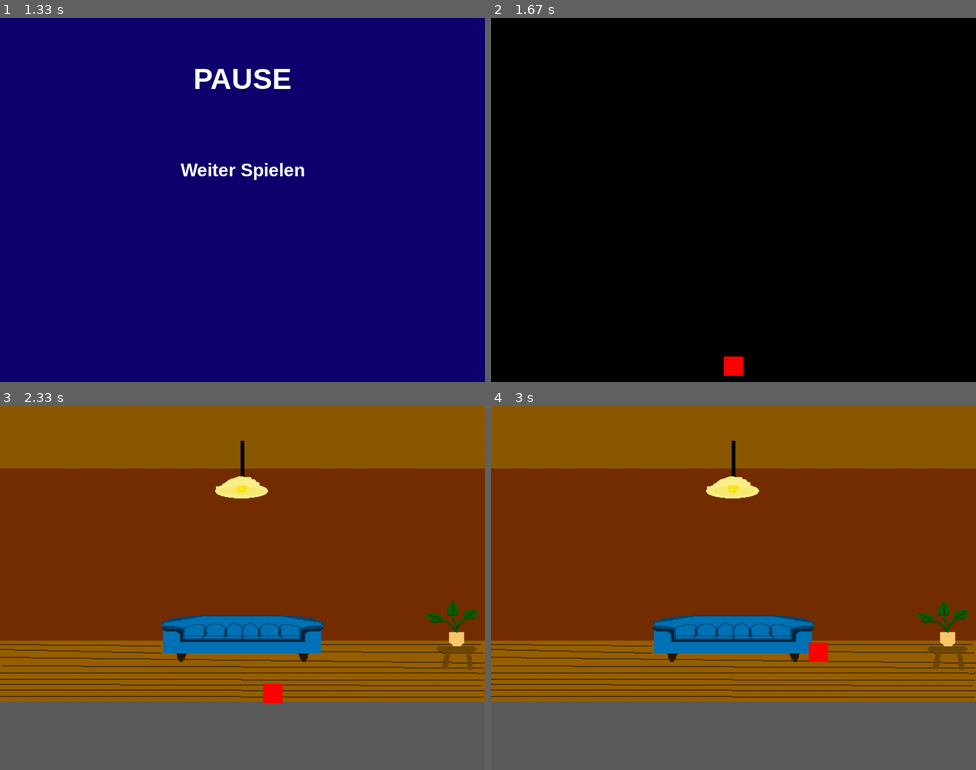
Above: before the commit, frames 1-4 (two rows, left to right).
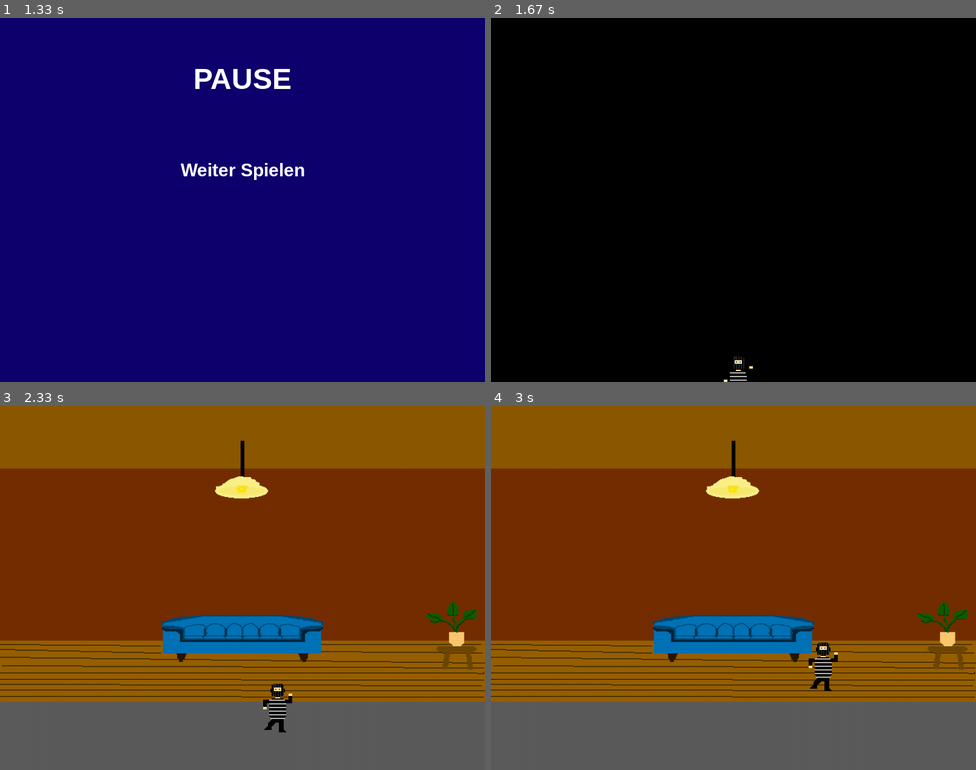
Above: after the commit, the same moments.

Repository: 25-26-1AHIF/pygameproject-rauber_david_jonas
Game: pygame game, started from game/main.py
The game is run twice, just before and just after one commit, with the same random seed, the same clock (stepped at 60 frames per second) and the same inputs.
Inputs:
- Up to frame 1 (1.33 s): click "Starten" at 0.38 s; tap Space at 1.17 s
- Up to frame 2 (1.67 s): click "Weiter Spielen" at 1.55 s
- Up to frame 3 (2.33 s): tap Q at 1.83 s; hold Right from 2.17 s (still down)
- Up to frame 4 (3 s): release Right at 2.63 s; hold Up 2.67-2.97 s

Frame 1 is identical in both runs. In frame 2, 0.3% of the frame differs, in the area x 48-54%, y 93-100%; in frame 3, 0.5%, in the area x 54-61%, y 76-90%; in frame 4, 0.5%.

Commit message:
Räume disinght

Diff:
--- a/game/objects/Screens/Animation_Screen.py
+++ b/game/objects/Screens/Animation_Screen.py
@@ -7,8 +7,8 @@
     pygame.display.set_caption("Animation")
     frame_counter = 0
 
-    Geldsack = Bilder("../assats/Bilder/Geldsack.png", 1, pygame.Rect(0, 0, 128, 128), 1)
-    Hintergrund = Bilder("../assats/Bilder/Hintergrund.png", 15, pygame.Rect(0, 0, 1024, 1024), 2)
+    Geldsack = Bilder("assats/Bilder/Geldsack.png", 1, pygame.Rect(0, 0, 128, 128), 1)
+    Hintergrund = Bilder("assats/Bilder/Hintergrund.png", 15, pygame.Rect(0, 0, 1024, 1024), 2)
     Geldsack.load_spritesheet()
     Hintergrund.load_spritesheet()
 
--- a/game/objects/Screens/Main_Screen.py
+++ b/game/objects/Screens/Main_Screen.py
@@ -16,8 +16,8 @@
     exit_text_rect = exit_text.get_rect(center=(gv.SCREEN_WIDTH / 2 / 2, 450))
     str_text_rect = str_text.get_rect(center=(gv.SCREEN_WIDTH / 2 / 2, 350))
 
-    Geldsack = Bilder("../assats/Bilder/Geldsack.png", 1, pygame.Rect(0, 0, 128, 128), 1)
-    Hintergrund = Bilder("../assats/Bilder/Hintergrund.png", 16, pygame.Rect(0, 0, 1024, 1024), 10)
+    Geldsack = Bilder("assats/Bilder/Geldsack.png", 1, pygame.Rect(0, 0, 128, 128), 1)
+    Hintergrund = Bilder("assats/Bilder/Hintergrund.png", 16, pygame.Rect(0, 0, 1024, 1024), 10)
     Geldsack.load_spritesheet()
     Hintergrund.load_spritesheet()
 
--- a/game/objects/Screens/Room1_Screen.py
+++ b/game/objects/Screens/Room1_Screen.py
@@ -18,7 +18,7 @@
     )
 
 
-    raum = Bilder("../assats/Bilder/Raum 1.png", 2,pygame.Rect(0, 0, 1024, 1024),80)
+    raum = Bilder("assats/Bilder/Raum 1.png", 2,pygame.Rect(0, 0, 1024, 1024),80)
     raum.load_spritesheet()
     orginal_raum = raum.images
     groesse_raum_1 = (gv.SCREEN_WIDTH, gv.SCREEN_HIGHT)
--- a/game/objects/player.py
+++ b/game/objects/player.py
@@ -1,11 +1,14 @@
 import pygame
 from game_variables.game_variables import GameVariables as gv
+from objects.sprites import Bilder
 
 class Player:
     def __init__(self, screen: pygame.Surface, player_x_pos, player_y_pos):
         self.player_x_pos = player_x_pos
         self.player_y_pos = player_y_pos
         self.screen = screen
+        self.sprite = Bilder("assats/Bilder/Player_moving.png",2,pygame.Rect(0,0, 100,100), 2)
+        self.sprite.load_spritesheet()
 
     def move(self, max_x_pos: int, min_x_pos: int,
              max_y_pos: int, min_y_pos: int) -> None:
@@ -34,14 +37,5 @@
              max_y_pos: int, min_y_pos: int):
         self.move(max_x_pos, min_x_pos, max_y_pos, min_y_pos)
 
-        pygame.draw.rect(
-            surface=self.screen,
-            rect=(
-                self.player_x_pos,
-                self.player_y_pos,
-                gv.player_size,
-                gv.player_size
-            ),
-            color="red",
-            width=0
-            )
+
+        self.sprite.draw(screen=self.screen,xpos=self.player_x_pos,ypos=self.player_y_pos,frame_counter=0)
Binary file removed: assats/Bilder/Player moving.png
Binary file added: assats/Bilder/Player_moving.png
